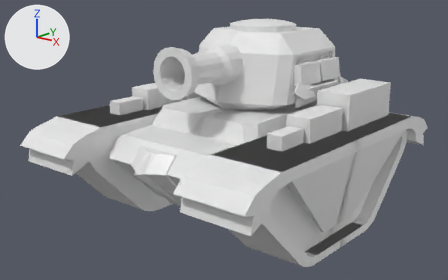
What one commit did to the Blender file Tank/Tank1.blend.
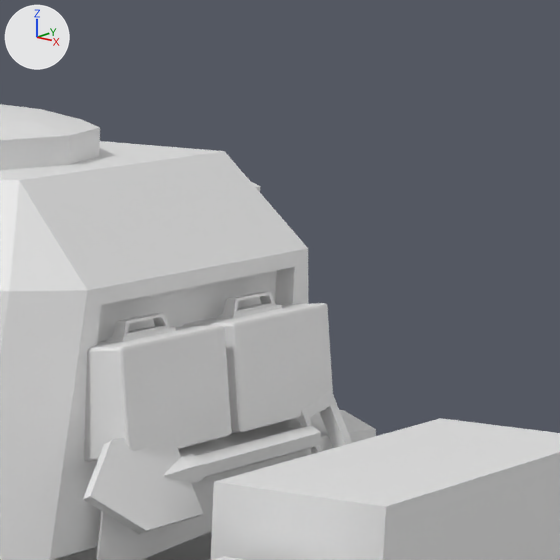
Old and new are each drawn whole from a 50 mm lens placed at (4.51, -5.59, 2.96), pointed at (-0.05, -0.13, 0.96) and again close up on the part from 62% to 85% of the width and 0% to 38% of the height. Arrows for +X, +Y and +Z are at upper left; the lights stay in place.

In view in the first close-up: 'Cabine', 'Caja1', 'Caja2', 'CajaSimplona1', 'Center', 'DetalleCabina', 'Pala', 'Tapa'.
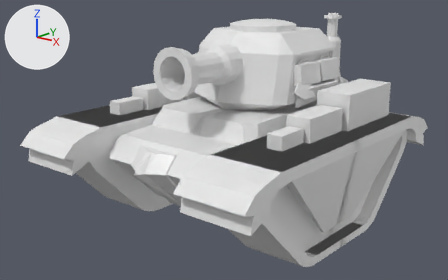
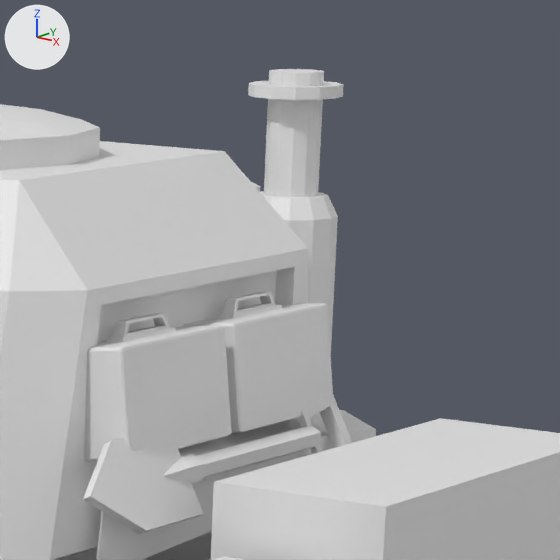
Edits to the scene script, one JSON object a line:
```json
{"op": "add", "block": "me_cylinder_002", "code": ["me_cylinder_002 = bpy.data.meshes.new('Cylinder.002')", "me_cylinder_002.from_pydata(...)  # 108 vertices, 98 faces; spans x -1.0..1.0, y -1.69..0.31, z -1.33..6.04"]}
{"op": "add", "block": "ob_bombona", "code": ["ob_bombona = bpy.data.objects.new('Bombona', me_cylinder_002)", "ob_bombona.location = (0.58, 1.262, 1.736)", "ob_bombona.scale = (0.109, 0.109, 0.109)"]}
```

Changed parts and their boxes (x1, y1, x2, y2) in the close-ups (560 x 560 px):
```json
{"object": "Bombona", "change": "added", "after": [248, 69, 344, 413]}
```
